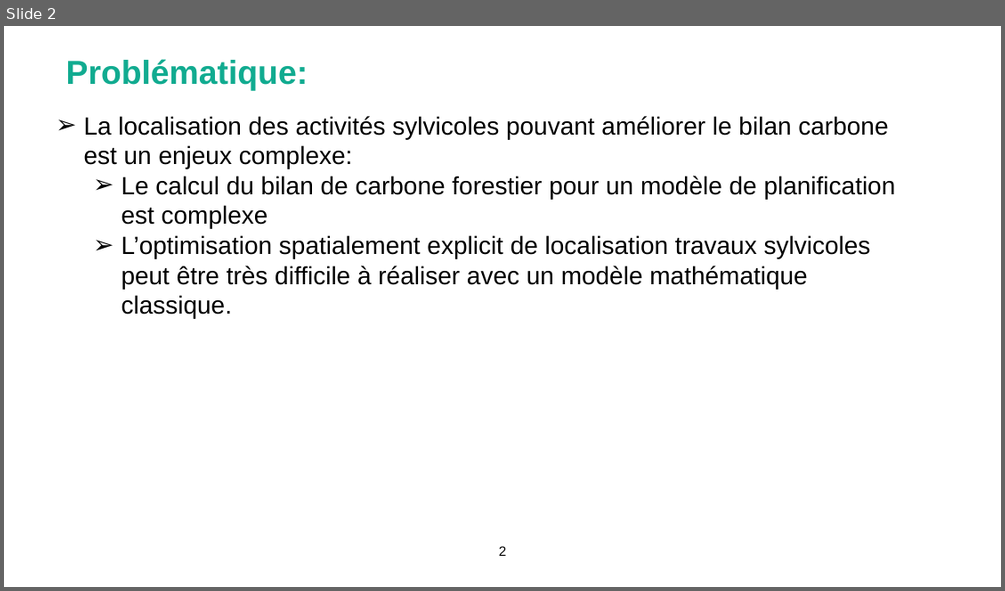
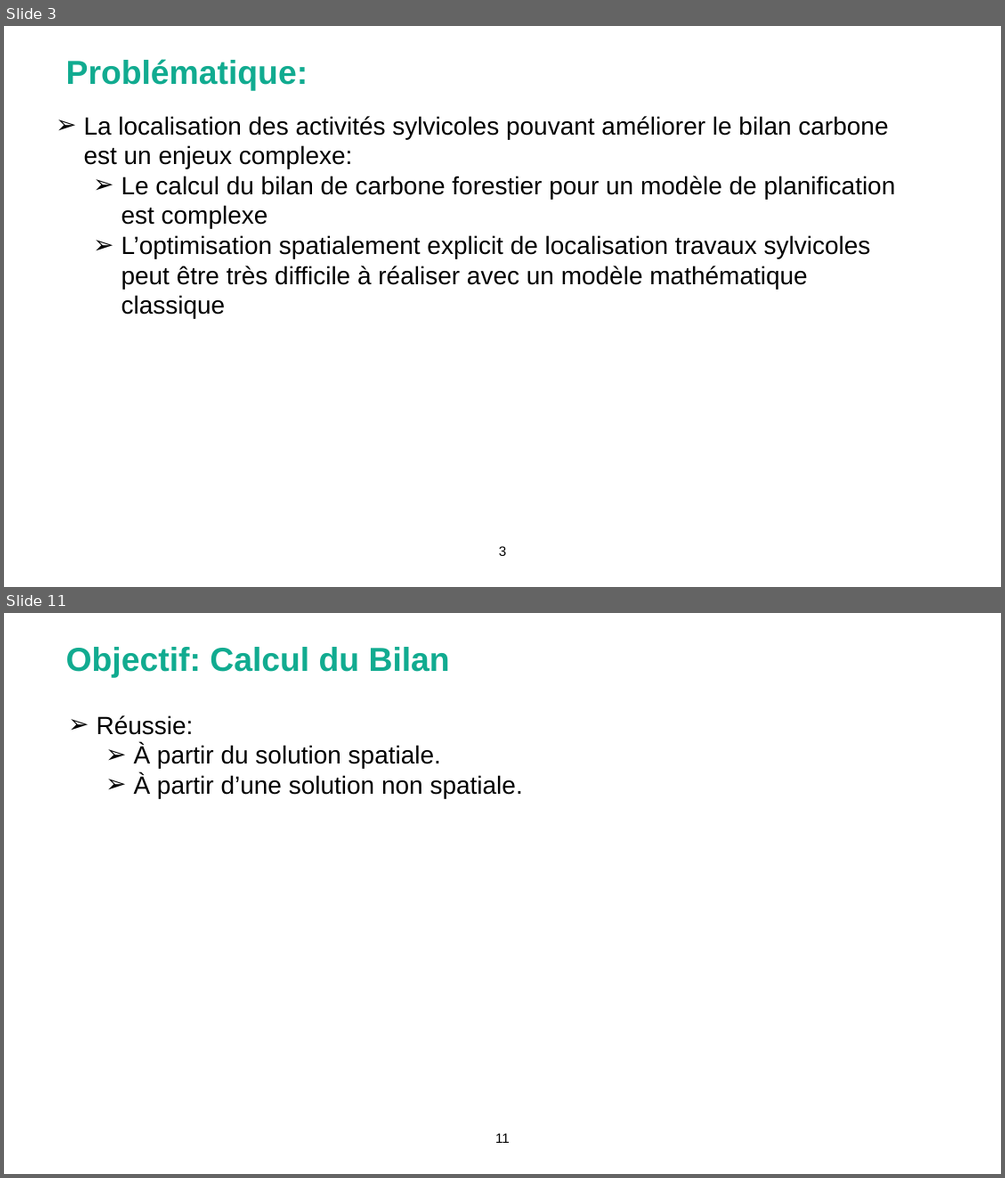
Before and after one commit to Bureau-du-Forestier-en-chef/FMT, a slide deck: Documentation/FORAC_carbone.pptx. Shown one above the other, each under a label of ours: slide 2 before the commit, slides 3 and 11 after it; the slides between them are not shown. The pictures are 1005x591 and 1005x1178 pixels, drawn with LibreOffice and Linux fonts; fonts in the diff are those of the drawing; background and template pictures are left out. Boxes give left, top, right and bottom in pixels: in the first picture for what was removed or moved away, otherwise in the second. Text is boxed around its words. In the diff, an @@ line names an element or a change of style, - is before the commit and + after.

```diff
--- a/Documentation/FORAC_carbone.pptx
+++ b/Documentation/FORAC_carbone.pptx
@@ slide 11 added at (4, 613, 1001, 1174), background picture (left out) @@
@@ title added at (66, 647, 450, 677), 32 pt, text #11AB90, bold @@
+Objectif: Calcul du Bilan
@@ text added at (97, 715, 523, 798), 24 pt, text #000000 @@
+  ➢ Réussie:
+    ➢ À partir du solution spatiale.
+    ➢ À partir d’une solution non spatiale.
@@ page number added at (495, 1133, 510, 1143), 13 pt, text #000000 @@
+11
@@ what was slide 2 is now slide 3 @@
@@ slide 3 changed as well @@
@@ text at (121, 235, 871, 318): text changed @@
-    ➢ L’optimisation spatialement explicit de localisation travaux sylvicoles peut être très difficile à réaliser avec un modèle mathématique classique.
+    ➢ L’optimisation spatialement explicit de localisation travaux sylvicoles peut être très difficile à réaliser avec un modèle mathématique classique
@@ page number at (499, 546, 506, 556): text changed @@
-2
+3
```
Also in this commit, not shown: 1 other slide changed, 11 other slides added, 1 slide removed, 21 other files.
